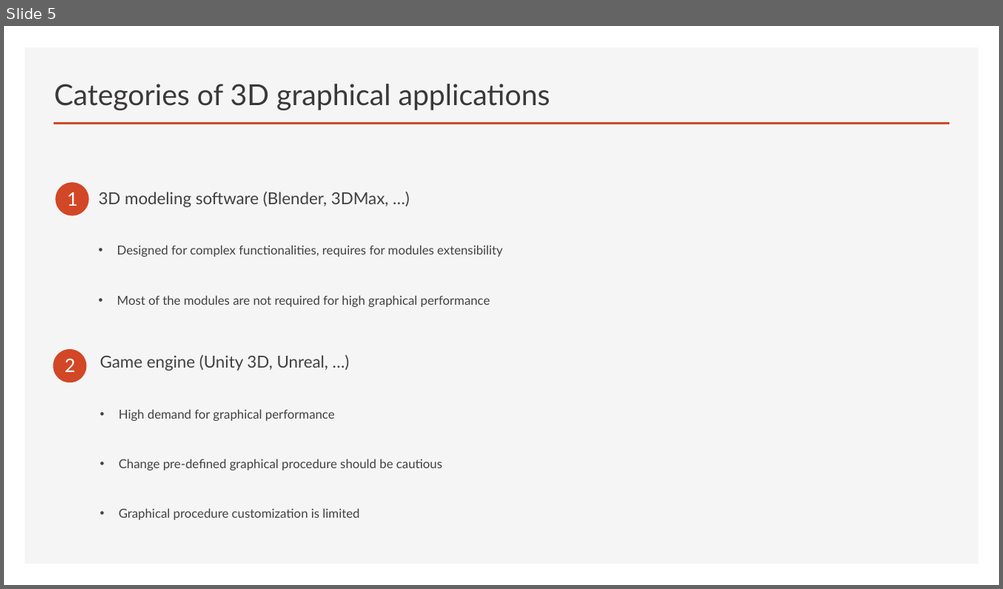
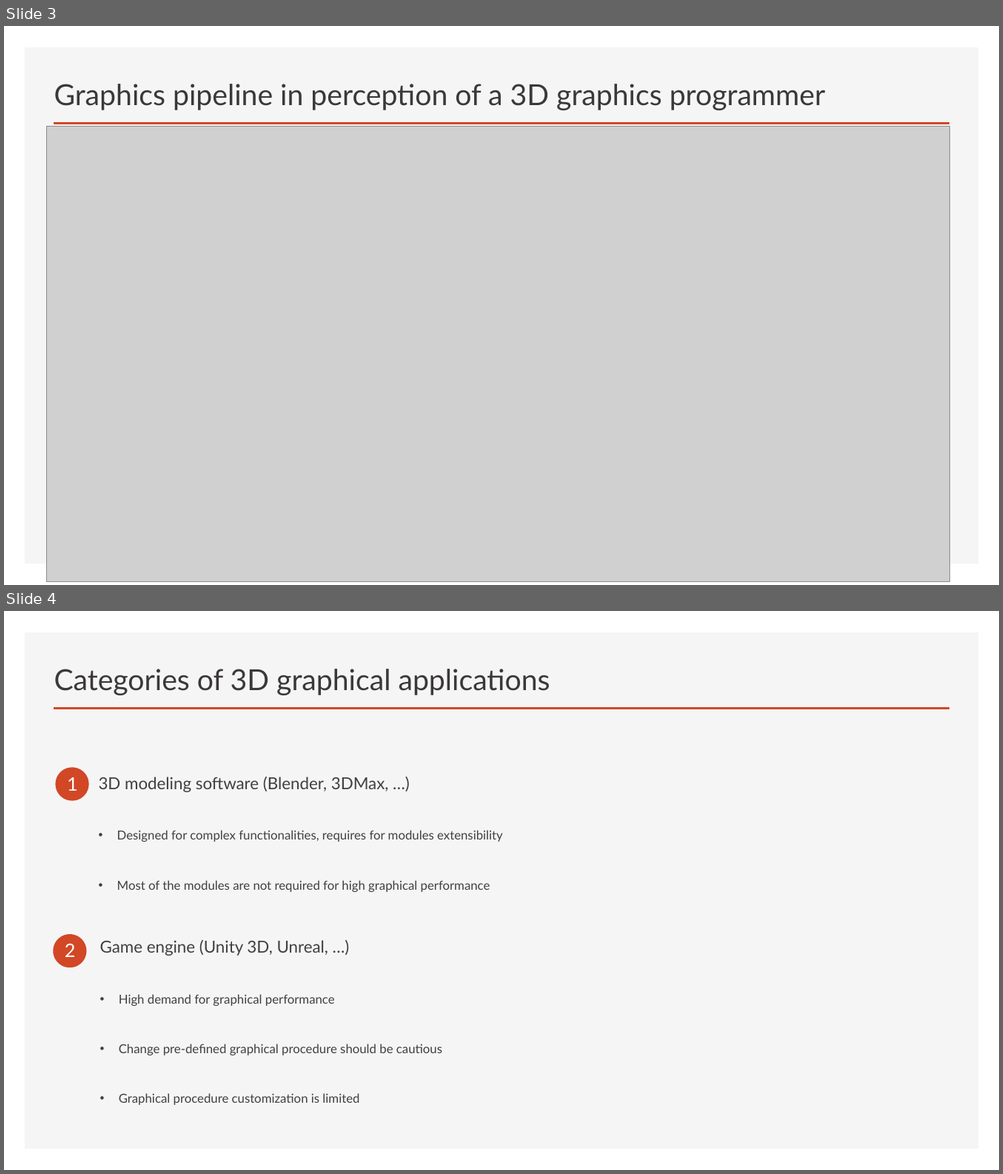
Before and after one commit to wwxhero/graphic_pipeline, a slide deck: Proposal.pptx. Shown one above the other, each under a label of ours: slide 5 before the commit, slides 3 and 4 after it. The pictures are 1003x589 and 1003x1174 pixels, drawn with LibreOffice and Linux fonts; fonts in the diff are those of the drawing; grey boxes stand for pictures. Boxes give left, top, right and bottom in pixels: in the first picture for what was removed or moved away, otherwise in the second. Text is boxed around its words. In the diff, an @@ line names an element or a change of style, - is before the commit and + after.

```diff
--- a/Proposal.pptx
+++ b/Proposal.pptx
@@ slide 3 added at [4,26,999,585], background #FFFFFF; not listed: 2 template elements that a slide beside it also shows @@
@@ title added at [54,84,825,110], 28 pt, text #3B3838 @@
+Graphics pipeline in perception of a 3D graphics programmer
@@ picture added at [46,127,949,582] @@
@@ what was slide 5 is now slide 4 @@
```
Also in this commit, not shown: 2 slides changed, 1 slide removed.
